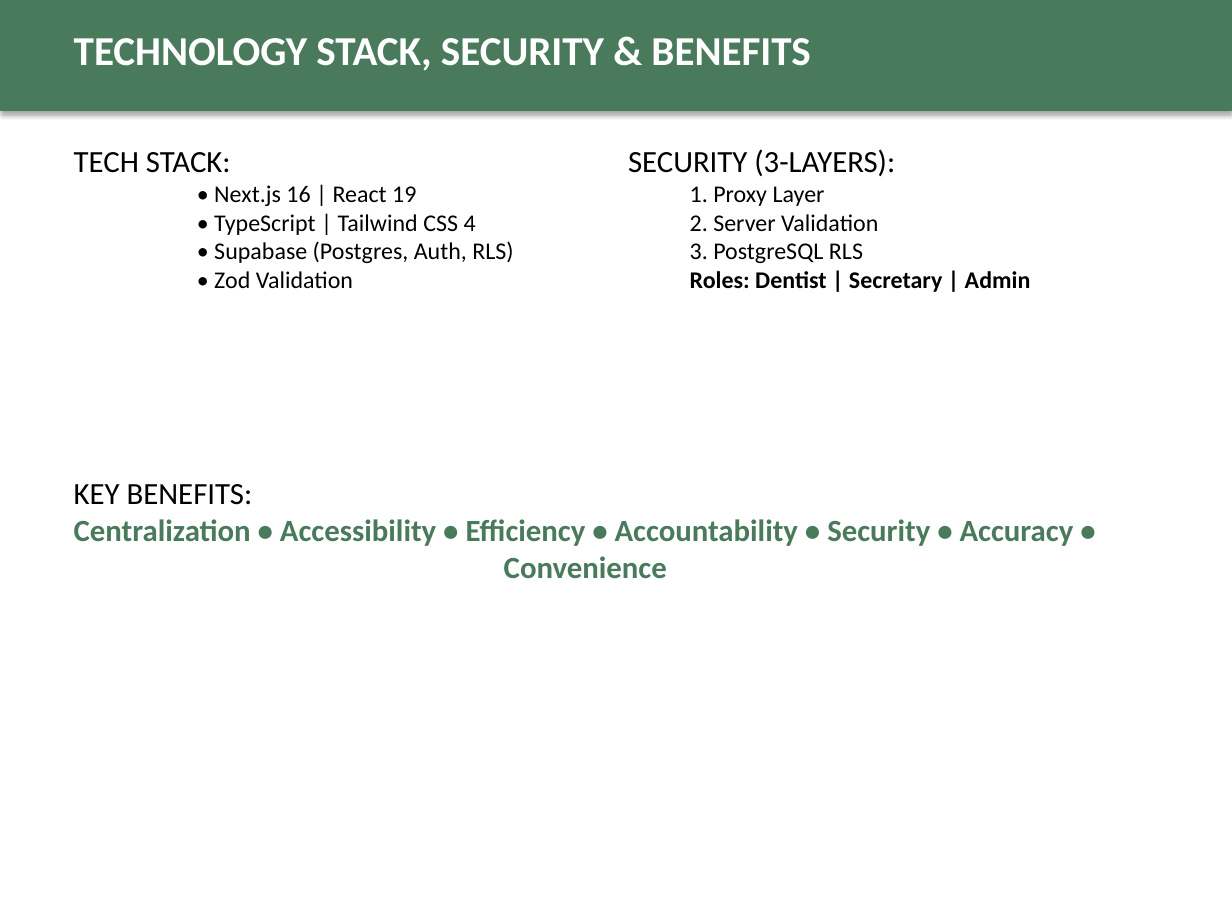
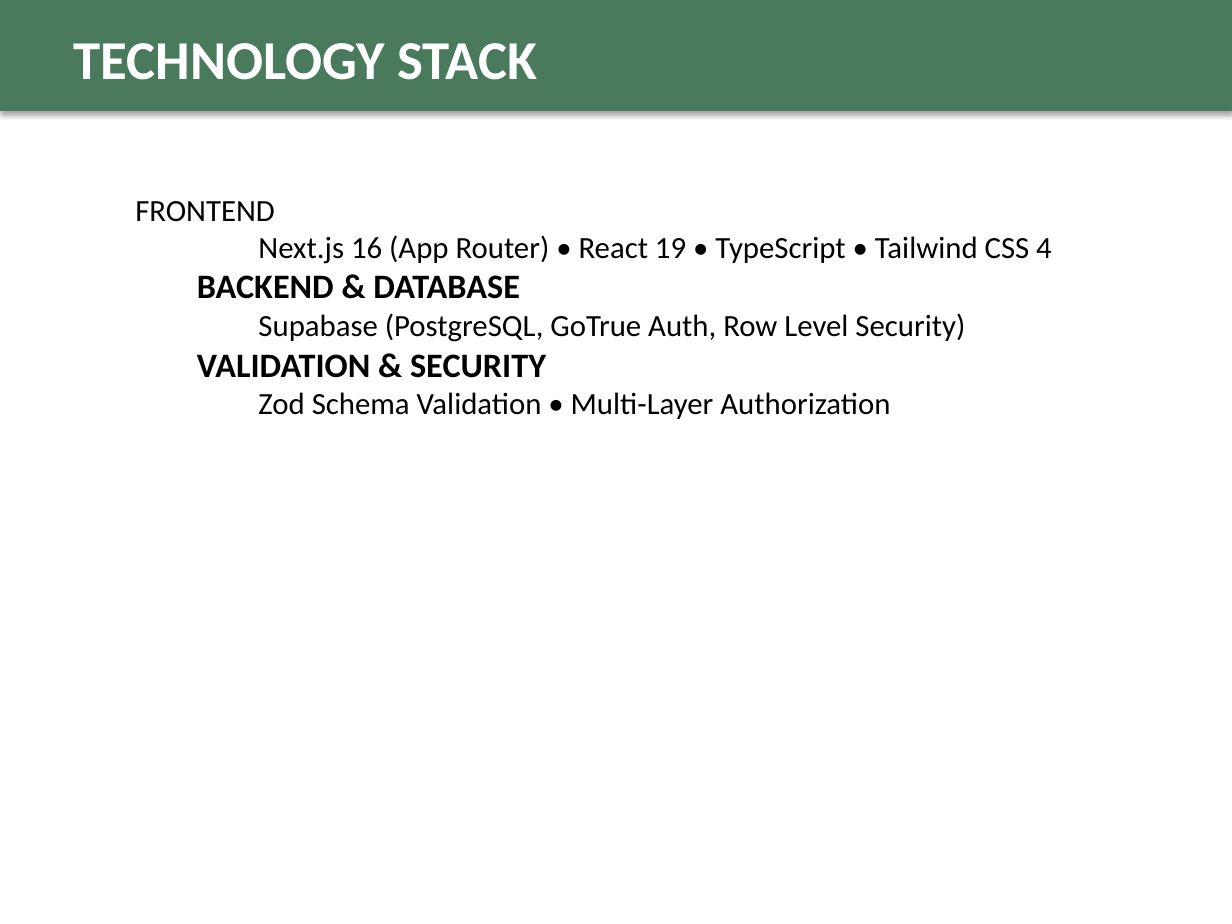
Before and after one commit to fritzmichael1-2/gonzaga-dental-clinic-system, a slide deck: slide 7 of GDCMAS_Final_Defense_Presentation.pptx (slide 9 before the commit). Drawn at 1232x924 pixels with LibreOffice and Linux fonts; fonts in the diff are those of the drawing. Boxes give left, top, right and bottom in pixels: in the first picture for what was removed or moved away, otherwise in the second. Text is boxed around its words. In the diff, an @@ line names an element or a change of style, - is before the commit and + after.

Commit message:
Add detailed security features to defense presentation

```diff
--- a/GDCMAS_Final_Defense_Presentation.pptx
+++ b/GDCMAS_Final_Defense_Presentation.pptx
@@ text at (x1=74, y1=43, x2=538, y2=80): text changed; size 24 to 32 pt @@
-TECHNOLOGY STACK, SECURITY & BENEFITS
+TECHNOLOGY STACK
@@ text removed at (x1=628, y1=149, x2=1031, y2=292) @@
-SECURITY (3-LAYERS):
-  1. Proxy Layer
-  2. Server Validation
-  3. PostgreSQL RLS
-  Roles: Dentist | Secretary | Admin
@@ text at (x1=135, y1=201, x2=1052, y2=419): text changed; size 14 to 18 pt @@
-TECH STACK:
-    • Next.js 16 | React 19
-    • TypeScript | Tailwind CSS 4
-    • Supabase (Postgres, Auth, RLS)
-    • Zod Validation
+FRONTEND
+    Next.js 16 (App Router) • React 19 • TypeScript • Tailwind CSS 4
+  BACKEND & DATABASE
+    Supabase (PostgreSQL, GoTrue Auth, Row Level Security)
+  VALIDATION & SECURITY
+    Zod Schema Validation • Multi-Layer Authorization
@@ text removed at (x1=74, y1=484, x2=1074, y2=578) @@
-KEY BENEFITS:
-Centralization • Accessibility • Efficiency • Accountability • Security • Accuracy • Convenience
```
Also in this commit, not shown: 6 other slides changed, 1 slide added, 3 slides removed.
